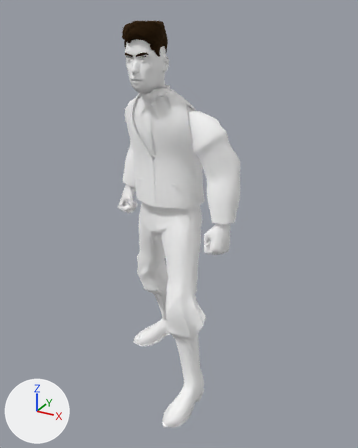
The glTF model public/experiments/out-west/3d/native-v2/equipment/outfit.trail-duds.pair.glb, before and after one commit.
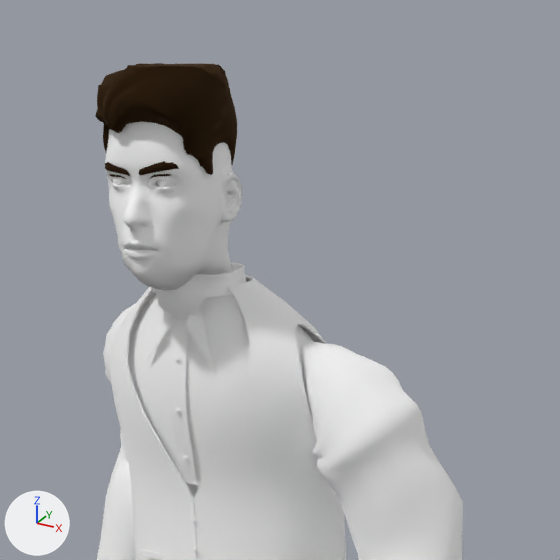
Each version is shown whole from a 50 mm camera at (1.065, -1.771, 1.765) aimed at (0.057, 0.062, 0.849), then close up on the part from 25% to 76% of the width and 0% to 40% of the height. The axes (+X, +Y, +Z) are drawn at lower left. The lights are the same throughout. The older version's two pictures come first. Where no turn or scale is listed for an object, it has been applied to the vertices. Vertices at exactly the same position are counted once.

Objects in the first close-up: 'native.skin-part.75.3', 'native.skin-part.75.4', 'native.skin-part.78.0', 'native.skin-part.78.1'.
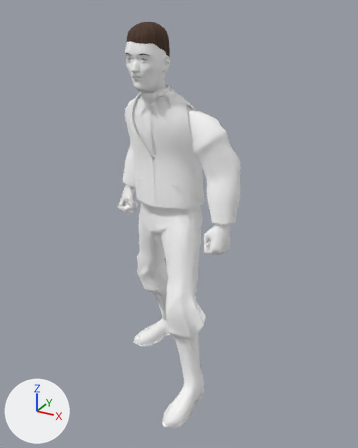
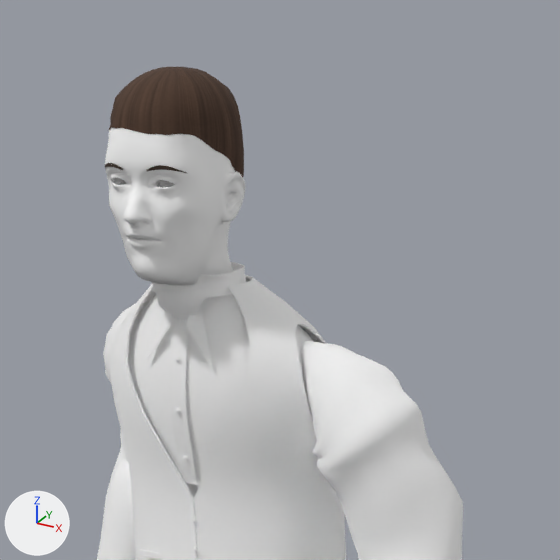
The change in detail:
Picture 'hair-grain' (img_hair_grain) is new.
Material 'Tobacco brown eyebrows' (mat_tobacco_brown_eyebrows) is new.
Its base color is (0.056, 0.034, 0.022) (brown #433429).
Its roughness is 0.92.
Material 'Tobacco brown hair' (mat_tobacco_brown_hair) is new.
Uses the picture img_hair_grain.
me_skin_part_2_part_1 is used by ob_native_skin_part_78_1; location (0.0, 0.0, 0.003).
me_skin_part_2_part_1 had 4297 vertices, 8540 faces and spanned x -0.115..0.061, y -0.15..0.069, z 1.423..1.703.
me_skin_part_2_part_1 now has 4446 vertices, 8836 faces and spans x -0.118..0.064, y -0.149..0.056, z 1.385..1.703.
me_skin_part_2_part_1 part 1: 1871 vertices moved from x -0.115..0.061, y -0.15..0.062, z 1.423..1.703 to x -0.118..0.064, y -0.149..0.056, z 1.421..1.703; 315 vertices removed from x -0.112..0.058, y -0.146..0.069, z 1.423..1.578; 464 vertices added at x -0.114..0.06, y -0.145..0.036, z 1.385..1.578.
Mesh me_skin_part_2_part_0_part_3 is new.
It has 76 vertices, 72 faces and spans x -0.0876..0.0336, y -0.1313..-0.1064, z 1.5907..1.6005.
It uses material mat_tobacco_brown_eyebrows (brown #433429).
Mesh me_skin_part_2_part_0_part_1 is new.
It has 384 vertices, 684 faces and spans x -0.106..0.052, y -0.128..0.061, z 1.536..1.708.
It uses material mat_tobacco_brown_hair.
Mesh me_skin_part_2_part_0_part_0 is new.
It has 204 vertices, 400 faces and spans x -0.0722..0.0182, y -0.1204..-0.0956, z 1.5681..1.5936.
It uses material mat_character.
Object 'native.skin-part.78.0' (ob_native_skin_part_78_0) turns from (-90, 0, 0) to (0, 0, 0) degrees about x, y and z.
Object 'native.skin-part.78.0' (ob_native_skin_part_78_0) is rescaled from (0.966, 0.966, 0.966) to (1.0, 1.0, 1.0).
Object 'native.skin-part.78.0' (ob_native_skin_part_78_0) now shows nothing instead of me_skin_part_2_part_0.
In object 'native.skin-part.78.0' (ob_native_skin_part_78_0), parent is now set to ob_native_skin_part_75_2.
Object 'native.skin-part.78.0' (ob_native_skin_part_78_0) moves from (0.0, 0.0, 0.00319) to (0.0, 0.0, 0.0).
Object 'native.skin-part.81.3' (ob_native_skin_part_81_3) is new; it shows me_skin_part_2_part_0_part_3.
Its location is (0.0, 0.0, 0.003).
Object 'native.skin-part.81.1' (ob_native_skin_part_81_1) is new; it shows me_skin_part_2_part_0_part_1.
Its location is (0.0, 0.0, 0.003).
Object 'native.skin-part.81.0' (ob_native_skin_part_81_0) is new; it shows me_skin_part_2_part_0_part_0.
Its location is (0.0, 0.0, 0.003).

Changed parts and their boxes (x1, y1, x2, y2) in the close-ups (560 x 560 px; the box of a moved part takes in the faces that stretch with it):
'native.skin-part.78.1', reshaped: before (105, 121, 242, 290); after (105, 127, 246, 286)
'native.skin-part.78.0', no longer drawn: before (95, 63, 237, 188)
'native.skin-part.81.1', added (brown): after (109, 67, 244, 177)
'native.skin-part.81.3', added: after (105, 163, 187, 173)
'native.skin-part.81.0', added (mostly hidden): after (113, 178, 174, 187)
part 1 of me_skin_part_2_part_1, moved or reshaped: before (109, 143, 242, 290); after (110, 145, 246, 286)
